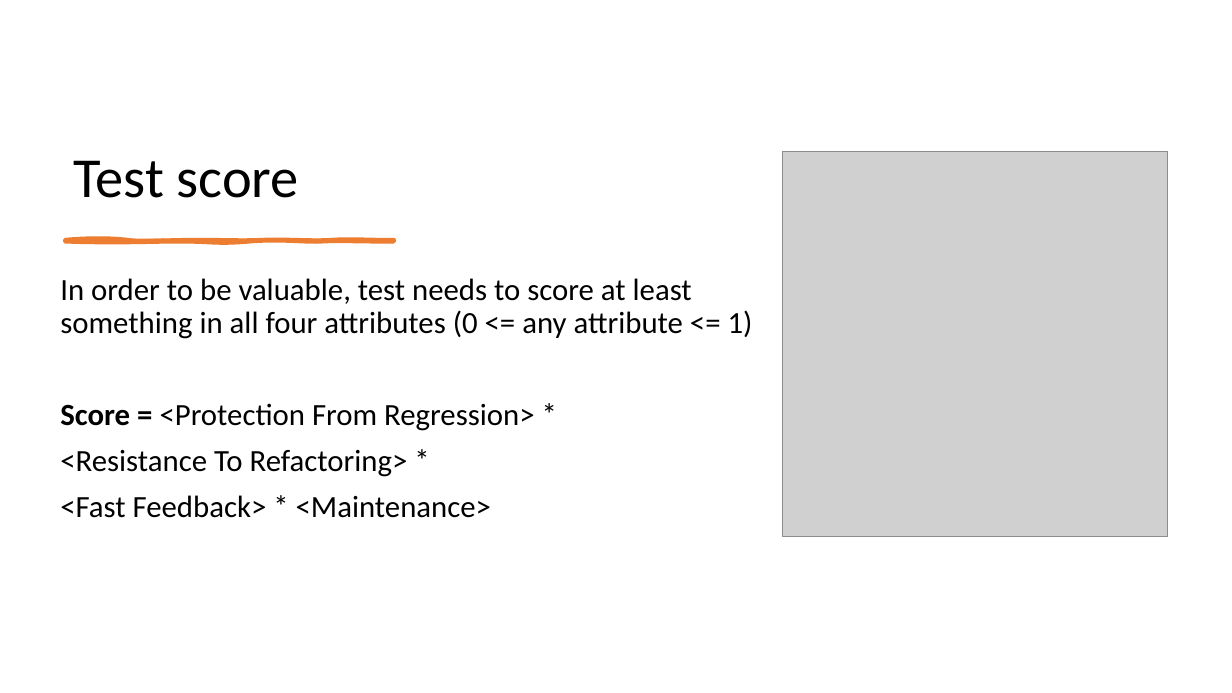
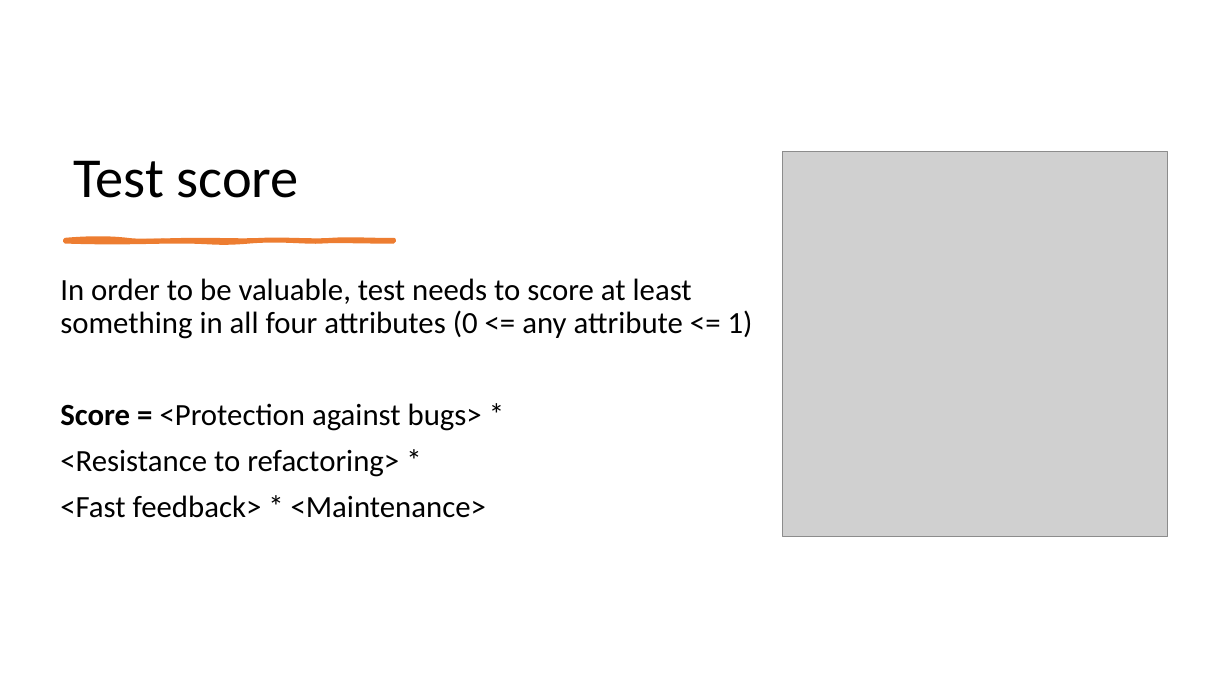
Before and after one commit to magicmanam/slides, a slide deck: slide 22 of automation-testing/unit-testing.pptx. Drawn at 1232x693 pixels with LibreOffice and Linux fonts; fonts in the diff are those of the drawing; grey boxes stand for pictures. Boxes give left, top, right and bottom in pixels: in the first picture for what was removed or moved away, otherwise in the second. Text is boxed around its words. In the diff, an @@ line names an element or a change of style, - is before the commit and + after.

```diff
--- a/automation-testing/unit-testing.pptx
+++ b/automation-testing/unit-testing.pptx
@@ text at [60,403,486,518]: text changed @@
-Score = <Protection From Regression> *
-<Resistance To Refactoring> *
-<Fast Feedback> * <Maintenance>
+Score = <Protection against bugs> *
+<Resistance to refactoring> *
+<Fast feedback> * <Maintenance>
```
Also in this commit, not shown: 29 other slides changed.
